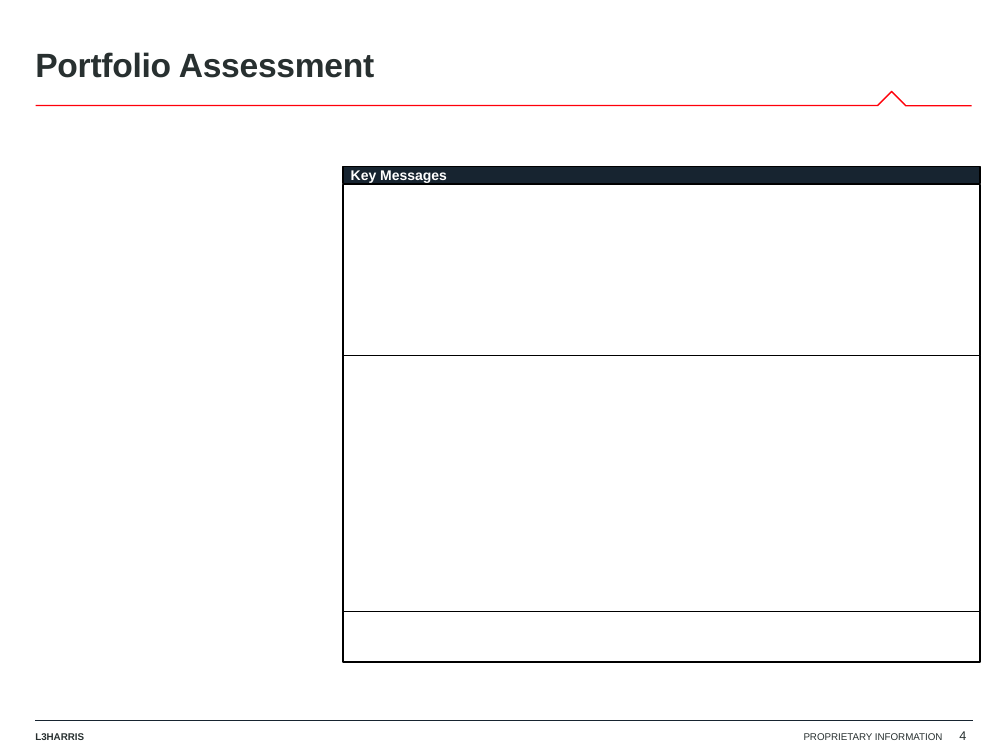
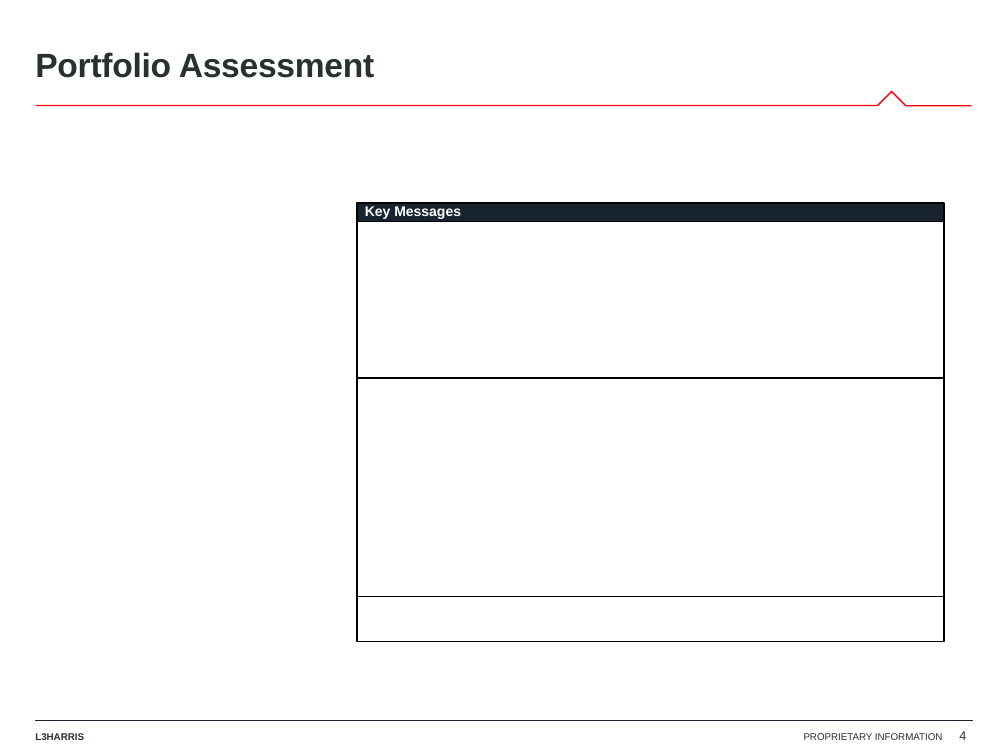
Before and after one commit to seeeyeguy/portal, a slide deck: slide 4 of api/src/program_review_tool/utils/review/export/assets/PRT.pptx. Drawn at 1008x756 pixels with LibreOffice and Linux fonts; fonts in the diff are those of the drawing; background and template pictures are left out. Boxes give left, top, right and bottom in pixels: in the first picture for what was removed or moved away, otherwise in the second. Text is boxed around its words. In the diff, an @@ line names an element or a change of style, - is before the commit and + after.

```diff
--- a/api/src/program_review_tool/utils/review/export/assets/PRT.pptx
+++ b/api/src/program_review_tool/utils/review/export/assets/PRT.pptx
@@ rectangle "Key Messages": place and size @@
-rectangle "Key Messages" at bbox=[343, 166, 980, 183]
+rectangle "Key Messages" at bbox=[357, 203, 943, 221]
@@ rectangle: place and size @@
-rectangle at bbox=[343, 184, 980, 355]
+rectangle at bbox=[357, 221, 943, 378]
@@ rectangle: place and size @@
-rectangle at bbox=[343, 356, 980, 612]
+rectangle at bbox=[357, 378, 943, 597]
@@ rectangle: place and size @@
-rectangle at bbox=[343, 612, 980, 662]
+rectangle at bbox=[357, 597, 943, 641]
```
Also in this commit, not shown: 2 other slides changed, 1 other file.
